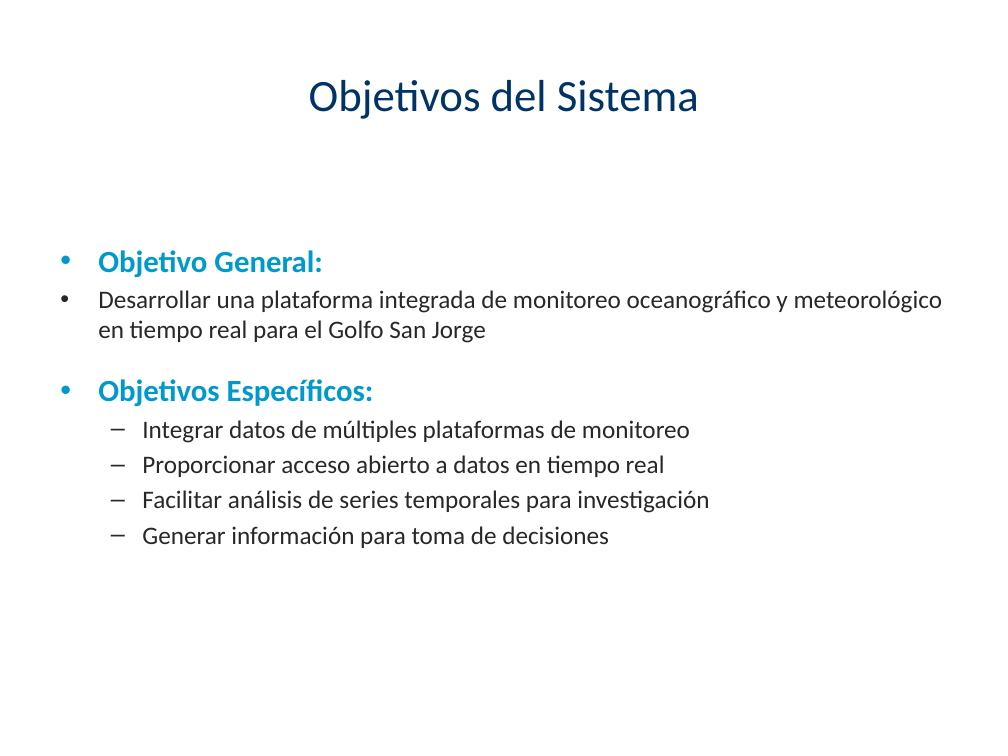
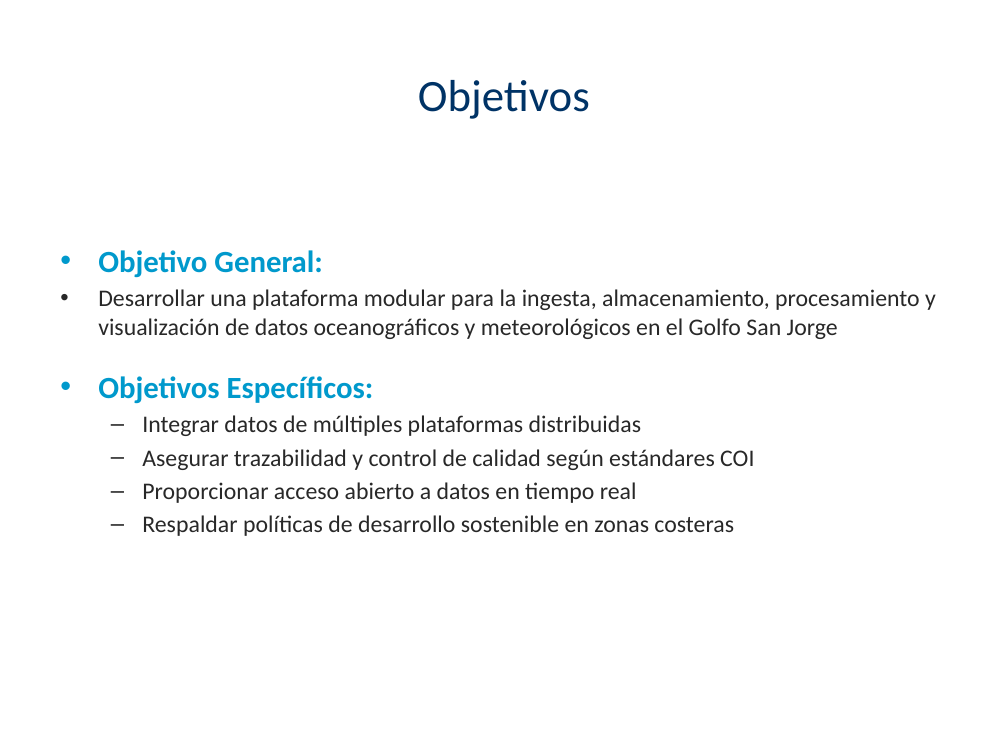
Before and after one commit to pablo27207/services, a slide deck: slide 5 of Presentacion_OOGSJ_XIIJNCM.pptx (slide 4 before the commit). Drawn at 1008x756 pixels with LibreOffice and Linux fonts; fonts in the diff are those of the drawing. Boxes give left, top, right and bottom in pixels: in the first picture for what was removed or moved away, otherwise in the second. Text is boxed around its words. In the diff, an @@ line names an element or a change of style, - is before the commit and + after.

```diff
--- a/Presentacion_OOGSJ_XIIJNCM.pptx
+++ b/Presentacion_OOGSJ_XIIJNCM.pptx
@@ title at bbox=[418, 80, 590, 119]: text changed @@
-Objetivos del Sistema
+Objetivos
@@ text at bbox=[98, 289, 936, 339]: text changed; size 18 to 17 pt @@
-• Desarrollar una plataforma integrada de monitoreo oceanográfico y meteorológico en tiempo real para el Golfo San Jorge
+• Desarrollar una plataforma modular para la ingesta, almacenamiento, procesamiento y visualización de datos oceanográficos y meteorológicos en el Golfo San Jorge
@@ text at bbox=[142, 415, 754, 470]: text changed; size 18 to 17 pt @@
-  – Integrar datos de múltiples plataformas de monitoreo
+  – Integrar datos de múltiples plataformas distribuidas
+  – Asegurar trazabilidad y control de calidad según estándares COI
@@ text at bbox=[142, 482, 637, 503]: size 18 to 17 pt in "Proporcionar acceso abierto a datos en tiempo ..." @@
@@ text at bbox=[142, 515, 734, 536]: text changed; size 18 to 17 pt @@
-  – Facilitar análisis de series temporales para investigación
-  – Generar información para toma de decisiones
+  – Respaldar políticas de desarrollo sostenible en zonas costeras
```
Also in this commit, not shown: 11 other slides changed, 3 slides added, 2 slides removed, 1 other file.
